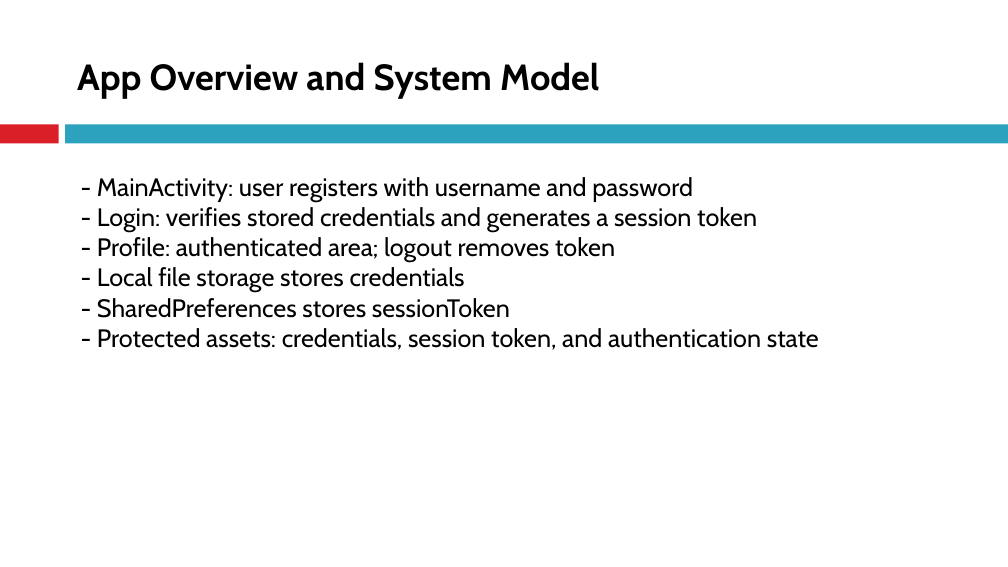
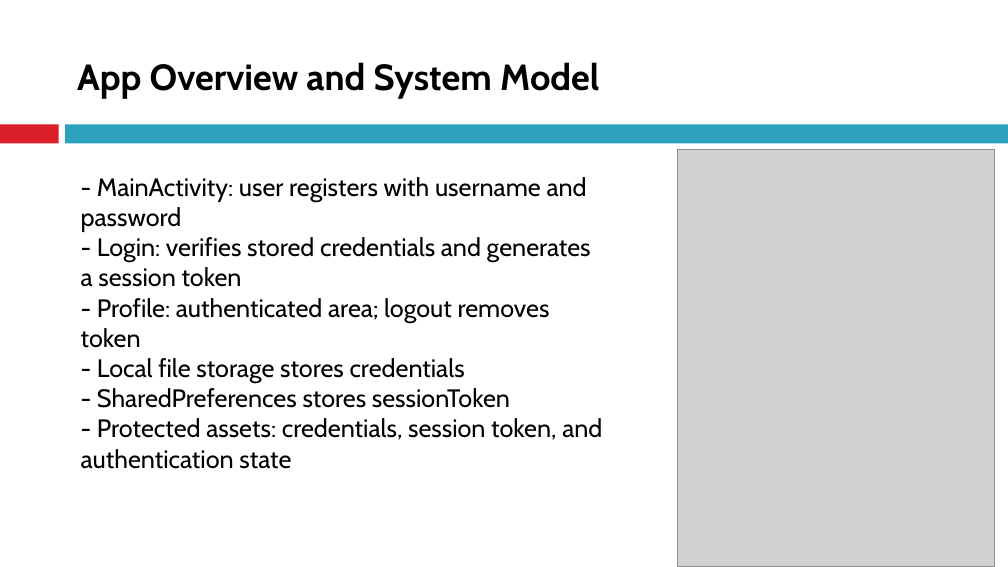
Before and after one commit to TareqAlsubaie/INFO5995-A1, a slide deck: slide 2 of Presentation/Assignment1_Presentation.pptx. Drawn at 1008x567 pixels with LibreOffice and Linux fonts; fonts in the diff are those of the drawing; grey boxes stand for pictures. Boxes give left, top, right and bottom in pixels: in the first picture for what was removed or moved away, otherwise in the second. Text is boxed around its words. In the diff, an @@ line names an element or a change of style, - is before the commit and + after.

```diff
--- a/Presentation/Assignment1_Presentation.pptx
+++ b/Presentation/Assignment1_Presentation.pptx
@@ picture added at bbox=[677, 149, 995, 567] @@
@@ text "- MainActivity: user registers with ..." rewrapped from bbox=[97, 177, 819, 350] to bbox=[81, 177, 602, 469] @@
```
Also in this commit, not shown: 2 other slides changed, 2 other files.
